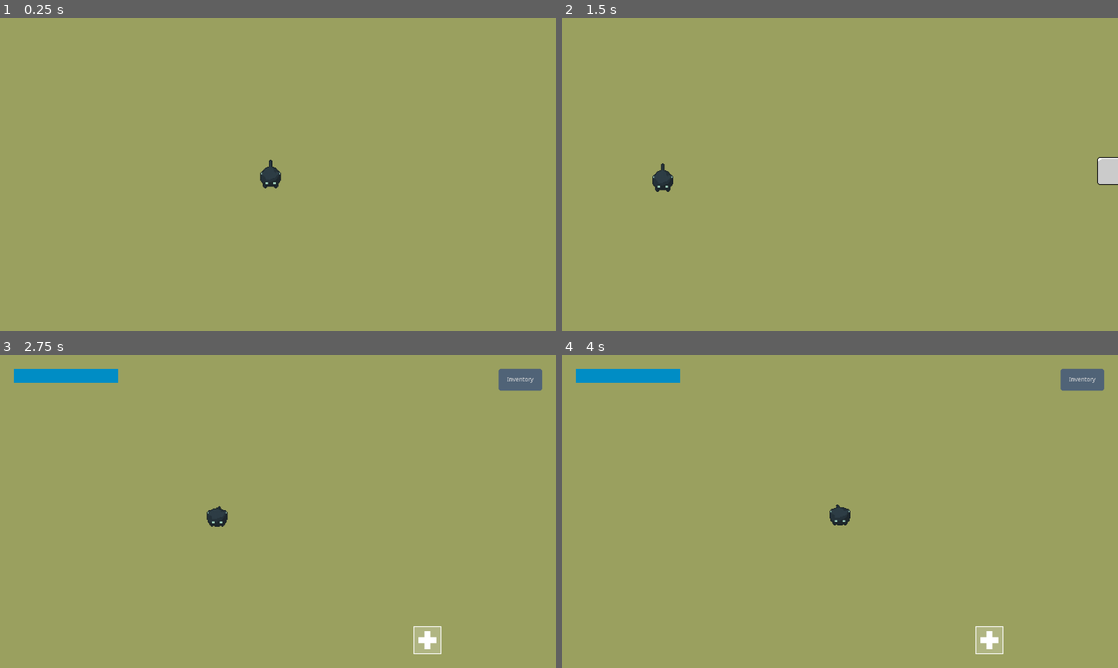
Above: before the commit, frames 1-4 (two rows, left to right).
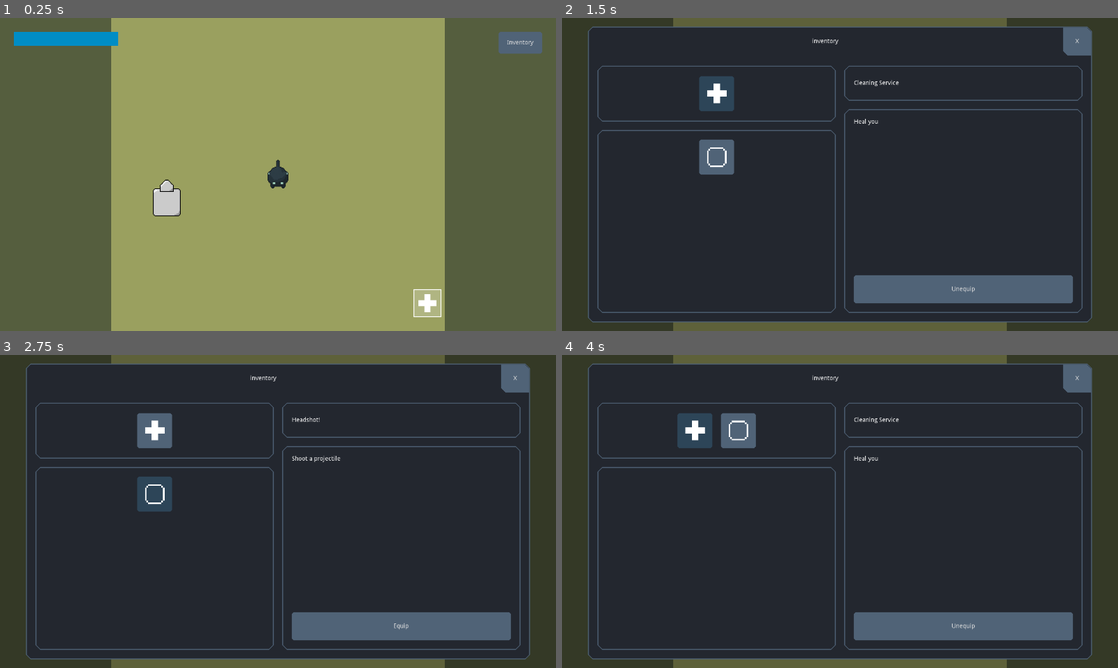
Above: after the commit, the same moments.

Repository: deerformera/neruka
Game: Godot game, scene res://worlds/world.tscn
Same seed, same stepped clock (60 frames per second), same inputs: the game is played once before the commit and once after it.
Inputs (mouse positions are in pixels of both pictures, inside the frame that each line leads up to):
- Up to frame 1 (0.25 s): no input
- Up to frame 2 (1.5 s): click (1084, 43) at 0.5 s, where only the run after the commit has a clickable "Inventory"; click (717, 93) at 1.27 s
- Up to frame 3 (2.75 s): click (155, 492) at 2.02 s
- Up to frame 4 (4 s): click (962, 627) at 2.75 s, where only the run after the commit has a clickable "Equip"; click (695, 430) at 3.52 s

The runs differ from the first frame. In frame 1, 41% of the frame differs, in the area x 0-100%, y 0-100%; in frame 2, 100%; in frame 3, 100%; in frame 4, 100%.

Commit message:
branch merge preparation

Diff:
--- a/characters/curos/curos.tscn
+++ b/characters/curos/curos.tscn
@@ -251,5 +251,5 @@
 anim_player = NodePath("../AnimationPlayer")
 active = true
 parameters/playback = SubResource( 3 )
-parameters/Idle/blend_position = Vector2( 0, 1 )
-parameters/Walk/blend_position = Vector2( 0.0139104, 0.767241 )
+parameters/Idle/blend_position = Vector2( 0, -1 )
+parameters/Walk/blend_position = Vector2( 0, 0 )
--- a/classes/boss.gd
+++ b/classes/boss.gd
@@ -23,7 +23,6 @@
 	CatController.Abilities.identify(id)
 	get_tree().root.get_node("World").call_deferred("add_child", create_orb())
 	get_node("AnimationPlayer").play("Die")
-	emit_signal("die")
 
 func onTargetDie():
 	get_node("StateMachine").travel("Idle")
--- a/classes/cutscene.gd
+++ b/classes/cutscene.gd
@@ -36,3 +36,8 @@
 	var tw = create_tween()
 	tw.tween_property(cam, "position", Vector2(), 1).set_trans(Tween.TRANS_QUAD).set_ease(Tween.EASE_IN_OUT)
 	yield(tw, "finished")
+
+func transition(path: String):
+	if path == "": return
+	get_parent().add_child(load(path).instance())
+	self.queue_free()
--- a/cutscenes/01.gd
+++ b/cutscenes/01.gd
@@ -23,5 +23,9 @@
 
 	create_tween().tween_property($Curos, "global_position", $KnockPoint.global_position, 0.5)
 	watch()
+
 	yield(get_tree().create_timer(1), "timeout")
+
 	unwatch()
+
+	transition("res://cutscenes/02.tscn")
--- a/cutscenes/01.tscn
+++ b/cutscenes/01.tscn
@@ -1,6 +1,5 @@
-[gd_scene load_steps=8 format=2]
+[gd_scene load_steps=7 format=2]
 
-[ext_resource path="res://characters/curos/curos.gd" type="Script" id=1]
 [ext_resource path="res://cutscenes/01.gd" type="Script" id=2]
 [ext_resource path="res://scripts/walker.gd" type="Script" id=3]
 [ext_resource path="res://characters/curos/curos.tscn" type="PackedScene" id=4]
@@ -19,12 +18,9 @@
 [node name="01" type="Node"]
 script = ExtResource( 2 )
 
-[node name="Curos" type="StaticBody2D" parent="." instance=ExtResource( 4 )]
+[node name="Curos" parent="." instance=ExtResource( 4 )]
 position = Vector2( 5272, 192 )
 z_index = 1
-collision_layer = 8
-collision_mask = 2
-script = ExtResource( 1 )
 
 [node name="Areas" type="Node" parent="."]
 
@@ -51,6 +47,7 @@
 speed = 4
 
 [node name="PathFollow2D" type="PathFollow2D" parent="CurosRun"]
+position = Vector2( 792, 0 )
 loop = false
 
 [node name="KnockPoint" type="Node2D" parent="."]
--- /dev/null
+++ b/cutscenes/02.gd
@@ -0,0 +1,19 @@
+extends Cutscene
+
+func _ready():
+	$Curos.velocity = Vector2.UP
+	var pincho: Boss = get_tree().get_nodes_in_group("pincho")[0]
+	pincho.connect("die", self, "onPinchoDie")
+
+func onPinchoDie():
+	pass
+#	yield(get_tree().create_timer(1), "timeout")
+#	watch()
+#
+#	$Curos.global_position = cat.global_position + Vector2(0, 250)
+#	var tw = create_tween()
+#	tw.tween_property($Curos, "global_position", cat.global_position + Vector2(0, 100), 0.8)
+#
+#	yield(tw, "finished")
+#	cat.velocity_static = Vector2.DOWN
+#	look($Curos.global_position)
--- /dev/null
+++ b/cutscenes/02.tscn
@@ -0,0 +1,12 @@
+[gd_scene load_steps=3 format=2]
+
+[ext_resource path="res://cutscenes/02.gd" type="Script" id=1]
+[ext_resource path="res://characters/curos/curos.tscn" type="PackedScene" id=3]
+
+[node name="02" type="Node"]
+script = ExtResource( 1 )
+
+[node name="Areas" type="Node" parent="."]
+
+[node name="Curos" parent="." instance=ExtResource( 3 )]
+position = Vector2( 5824, -256 )
--- a/gui/tabs/inventory.gd
+++ b/gui/tabs/inventory.gd
@@ -51,8 +51,10 @@
 		selected = 0
 		return
 
-	$Right/Top/M/Name.text = id as String
-	$Right/Bottom/M/VB/Desc.text = "description of " + id as String
+	var data = CatController.Abilities.abilities_data[str(id)]
+
+	$Right/Top/M/Name.text = data.name
+	$Right/Bottom/M/VB/Desc.text = data.desc
 	$Right/Bottom/M/VB/EquipButton.disabled = false
 	if id in current_abilities:
 		$Right/Bottom/M/VB/EquipButton.text = "Unequip"
--- a/misc/json/abilities.json
+++ b/misc/json/abilities.json
@@ -1,5 +1,10 @@
 {
 	"1": {
+		"name": "Cleaning Service",
+		"desc": "Heal you",
+		"price": 6
+	},
+	"2": {
 		"name": "Headshot!",
 		"desc": "Shoot a projectile",
 		"price": 6
--- a/scripts/abilitiesController.gd
+++ b/scripts/abilitiesController.gd
@@ -8,6 +8,7 @@
 var orbs: int = 0
 
 var abilities_data := {}
+var boss_data = {}
 
 signal abilities_changed
 
@@ -31,11 +32,19 @@
 	if id in knowledges: return
 	if id <= 0: return
 
+	var data = getBossData(id)
+
 	knowledges.append(id)
-	print("You identify ", id)
+	print("You identify ", data.name, ", ", data.desc)
 
 func getAbilityData(val: int):
 	if abilities_data.has(str(val)):
 		return abilities_data[str(val)]
 
 	return {}
+
+func getBossData(val: int):
+	if boss_data.has(str(val)):
+		return boss_data[str(val)]
+
+	return {}
--- a/scripts/catController.gd
+++ b/scripts/catController.gd
@@ -5,6 +5,7 @@
 
 func _ready():
 	Abilities.abilities_data = getData("abilities")
+	Abilities.boss_data = getData("boss")
 
 func getData(val: String):
 	var file = File.new()
--- a/worlds/world.tscn
+++ b/worlds/world.tscn
@@ -9,7 +9,8 @@
 [ext_resource path="res://characters/pincho/pincho.tscn" type="PackedScene" id=7]
 [ext_resource path="res://misc/proto/protoSprite.png" type="Texture" id=8]
 [ext_resource path="res://scripts/bossController.gd" type="Script" id=9]
-[ext_resource path="res://cutscenes/01.tscn" type="PackedScene" id=10]
+[ext_resource path="res://cutscenes/02.gd" type="Script" id=10]
+[ext_resource path="res://characters/curos/curos.tscn" type="PackedScene" id=11]
 
 [sub_resource type="ConvexPolygonShape2D" id=2]
 points = PoolVector2Array( 64, 64, 0, 64, 0, 0, 64, 0 )
@@ -222,7 +223,7 @@
 [node name="World" type="Node2D"]
 
 [node name="Cat" parent="." instance=ExtResource( 2 )]
-position = Vector2( 4864, 200 )
+position = Vector2( 5952, -288 )
 
 [node name="Maps" type="Node" parent="."]
 
@@ -247,9 +248,10 @@
 script = ExtResource( 9 )
 boss_name = "Pincho"
 
-[node name="Pincho" parent="Maps/Savanna/Bosses/PinchoArea" instance=ExtResource( 7 )]
-position = Vector2( 5994, -888 )
+[node name="Pincho" parent="Maps/Savanna/Bosses/PinchoArea" groups=["pincho"] instance=ExtResource( 7 )]
+position = Vector2( 6016, -896 )
 z_index = 1
+health = 1
 
 [node name="TileMap" type="TileMap" parent="Maps/Savanna/Bosses/PinchoArea"]
 tile_set = SubResource( 10 )
@@ -279,6 +281,15 @@
 [node name="Flor" parent="." instance=ExtResource( 6 )]
 position = Vector2( 256, -695 )
 
-[node name="Scenes" type="Node" parent="."]
-
-[node name="01" parent="Scenes" instance=ExtResource( 10 )]
+[node name="Cutscenes" type="Node" parent="."]
+
+[node name="02" type="Node" parent="Cutscenes"]
+script = ExtResource( 10 )
+
+[node name="Areas" type="Node" parent="Cutscenes/02"]
+
+[node name="Curos" parent="Cutscenes/02" instance=ExtResource( 11 )]
+position = Vector2( 5824, -256 )
+
+[node name="CurosCome" type="Node2D" parent="Cutscenes/02"]
+position = Vector2( 6016, -608 )
Not shown: 1 places in worlds/world.tscn that only renumber resources
